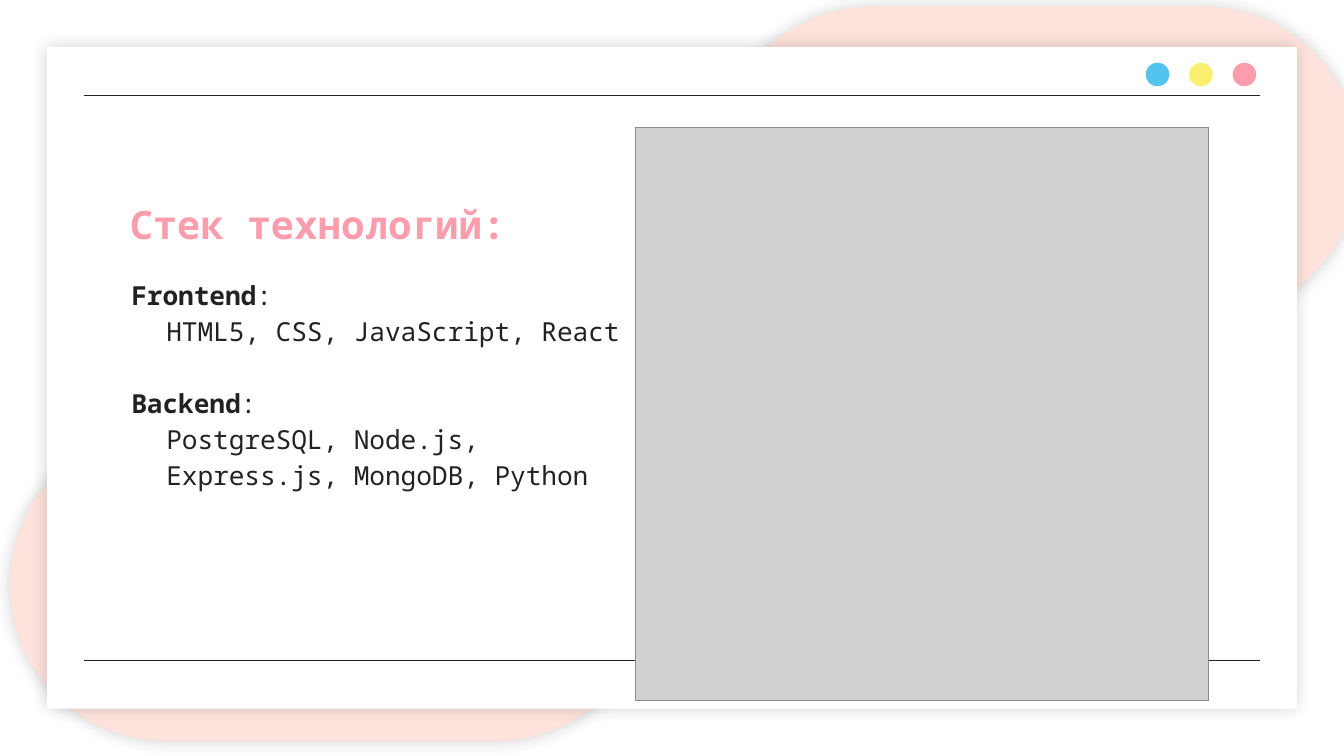
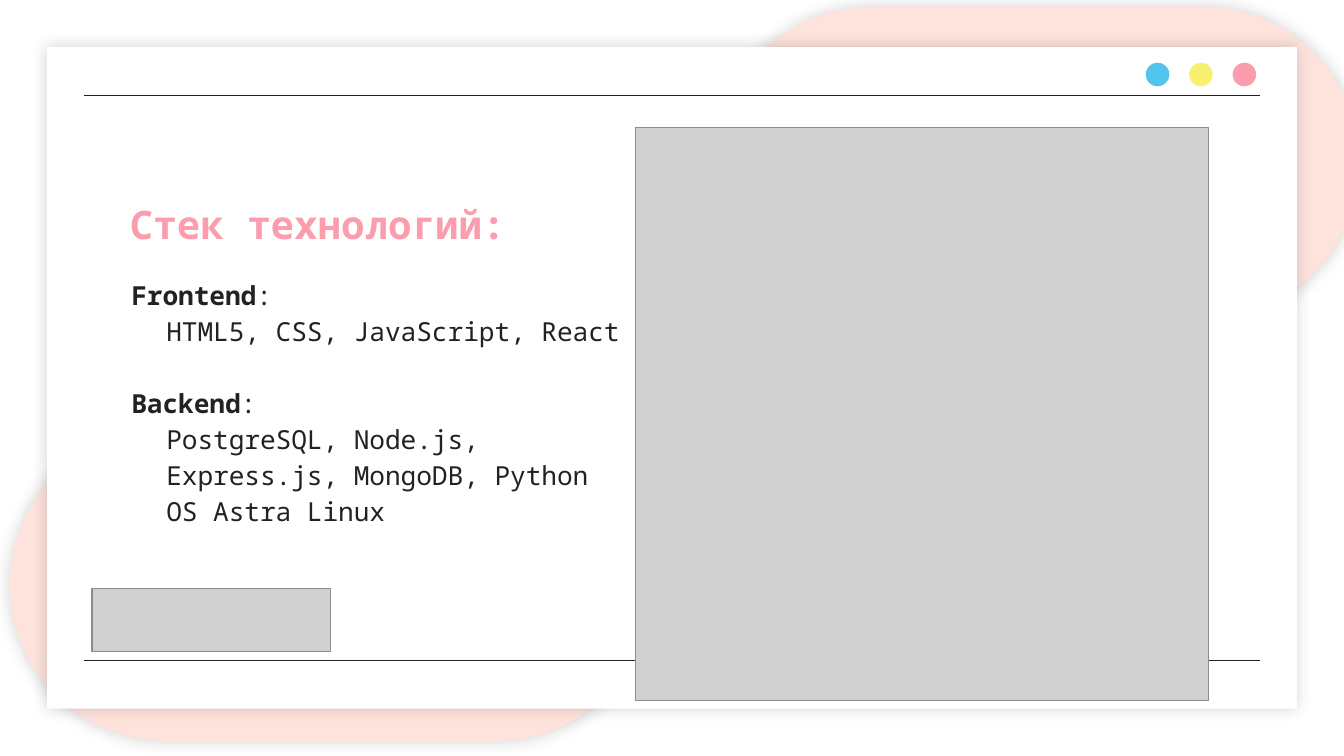
Before and after one commit to Ki4EH/IPTIP-hackathon, a slide deck: slide 6 of IPTIP Hakaton.pptx. Drawn at 1344x756 pixels with LibreOffice and Linux fonts; fonts in the diff are those of the drawing; grey boxes stand for pictures. Boxes give left, top, right and bottom in pixels: in the first picture for what was removed or moved away, otherwise in the second. Text is boxed around its words. In the diff, an @@ line names an element or a change of style, - is before the commit and + after.

Commit message:
upd presentation

```diff
--- a/IPTIP Hakaton.pptx
+++ b/IPTIP Hakaton.pptx
@@ subtitle at (x1=166, y1=501, x2=385, y2=522): paragraph added @@
+OS Astra Linux
@@ picture added at (x1=92, y1=589, x2=330, y2=652) @@
```
